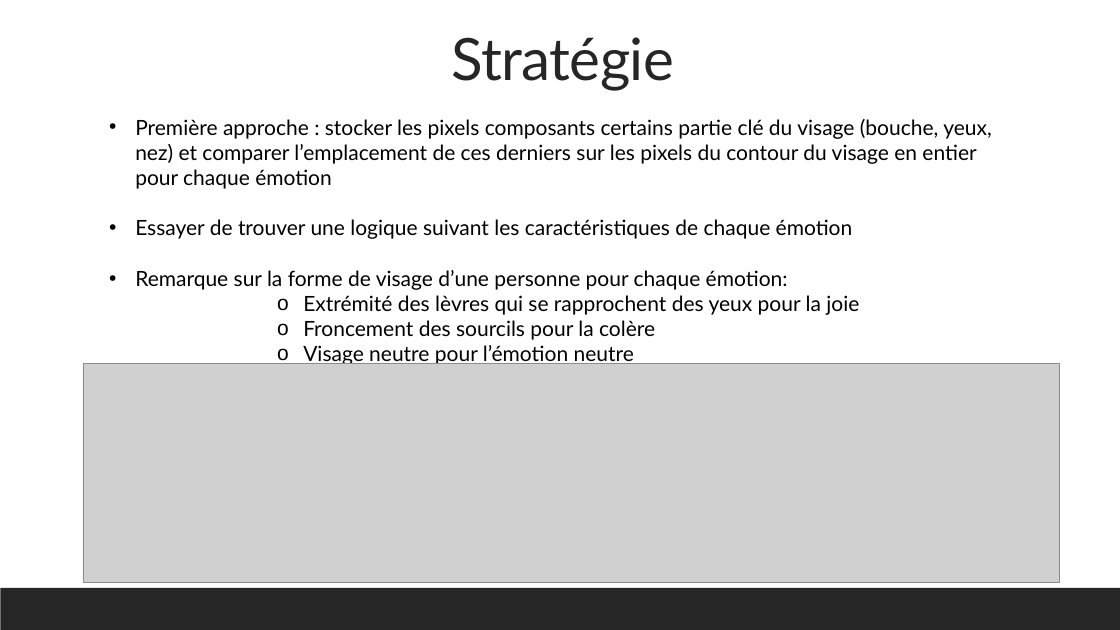
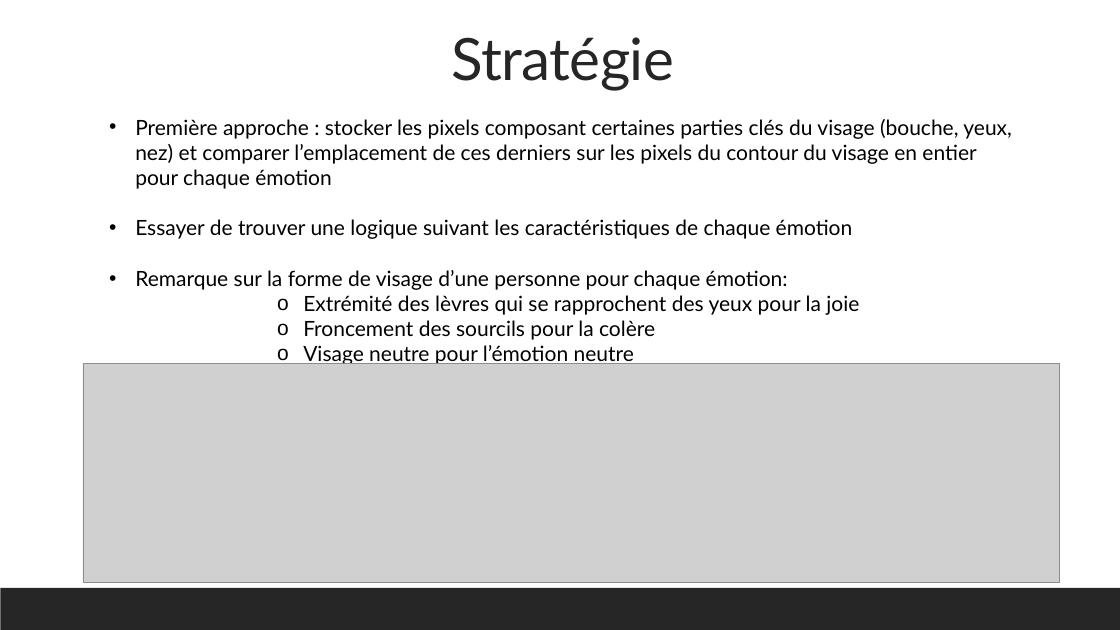
Before and after one commit to LemurdurerC/Projet_annuel, a slide deck: slide 3 of Docs/Slides/PA_Presentation.pptx. Drawn at 1120x630 pixels with LibreOffice and Linux fonts; fonts in the diff are those of the drawing; grey boxes stand for pictures. Boxes give left, top, right and bottom in pixels: in the first picture for what was removed or moved away, otherwise in the second. Text is boxed around its words. In the diff, an @@ line names an element or a change of style, - is before the commit and + after.

```diff
--- a/Docs/Slides/PA_Presentation.pptx
+++ b/Docs/Slides/PA_Presentation.pptx
@@ text at box(135, 119, 1012, 189): text changed @@
-• Première approche : stocker les pixels composants certains partie clé du visage (bouche, yeux, nez) et comparer l’emplacement de ces derniers sur les pixels du contour du visage en entier pour chaque émotion
+• Première approche : stocker les pixels composant certaines parties clés du visage (bouche, yeux, nez) et comparer l’emplacement de ces derniers sur les pixels du contour du visage en entier pour chaque émotion
```
Also in this commit, not shown: 7 other slides changed.
